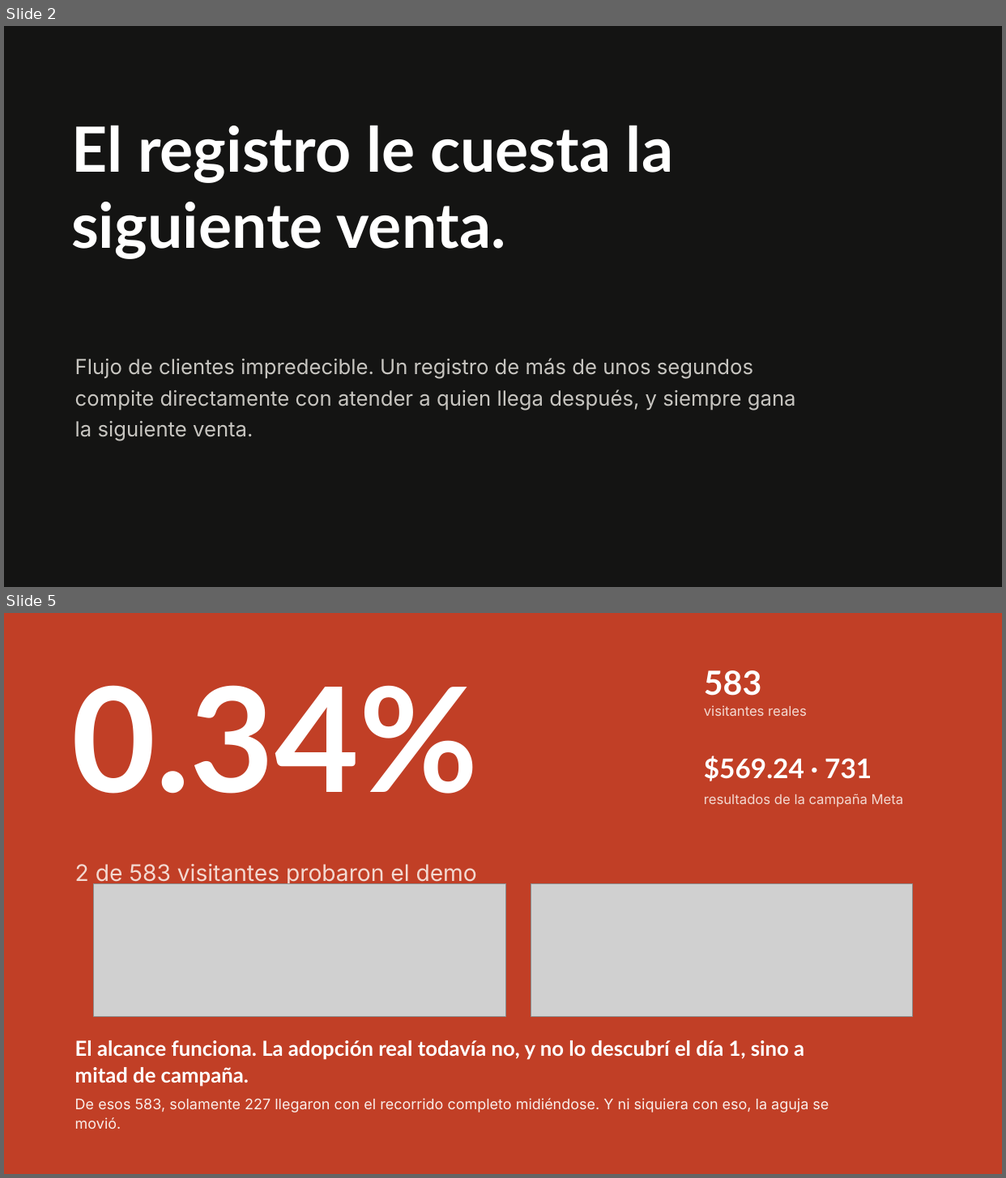
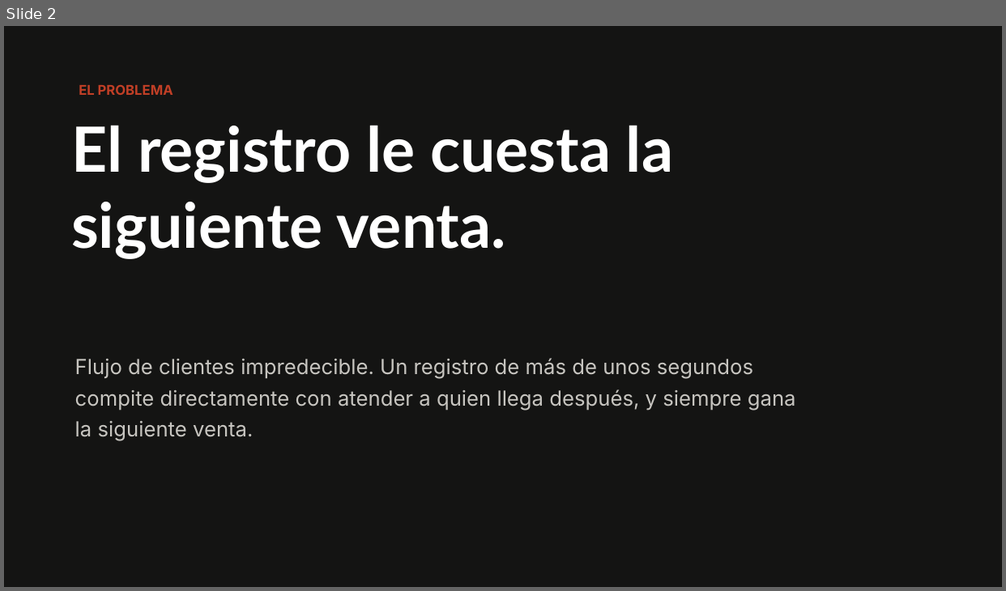
Before and after one commit to claudiafalcon/nahui, a slide deck: evidence/2026-08-22-demo-day/Nahui - Pitch Demo Day v2.pptx. Shown one above the other, each under a label of ours: slides 2 and 5 before the commit, slide 2 after it; the slides between them are not shown. The pictures are 1006x1178 and 1006x591 pixels, drawn with LibreOffice and Linux fonts; fonts in the diff are those of the drawing; grey boxes stand for pictures. Boxes give left, top, right and bottom in pixels: in the first picture for what was removed or moved away, otherwise in the second. Text is boxed around its words. In the diff, an @@ line names an element or a change of style, - is before the commit and + after.

```diff
--- a/evidence/2026-08-22-demo-day/Nahui - Pitch Demo Day v2.pptx
+++ b/evidence/2026-08-22-demo-day/Nahui - Pitch Demo Day v2.pptx
@@ slide 5 removed at <box>4,613,1002,1174</box>, background #FFFFFF @@
@@ rectangle removed at <box>4,613,1002,1174</box> @@
@@ text removed at <box>71,685,478,794</box> @@
-0.34%
@@ text removed at <box>704,671,761,696</box> @@
-583
@@ text removed at <box>704,705,807,716</box> @@
-visitantes reales
@@ text removed at <box>704,756,872,781</box> @@
-$569.24 · 731
@@ text removed at <box>704,794,904,807</box> @@
-resultados de la campaña Meta
@@ text removed at <box>75,864,477,886</box> @@
-2 de 583 visitantes probaron el demo
@@ picture removed at <box>94,884,506,1016</box> @@
@@ picture removed at <box>531,884,913,1016</box> @@
@@ text removed at <box>75,1041,804,1087</box> @@
-El alcance funciona. La adopción real todavía no, y no lo descubrí el día 1, sino a mitad de campaña.
@@ text removed at <box>75,1098,829,1129</box> @@
-De esos 583, solamente 227 llegaron con el recorrido completo midiéndose. Y ni siquiera con eso, la aguja se movió.
@@ slide 2 changed as well @@
@@ text added at <box>79,84,173,95</box>, 13 pt, text #C13F26, bold @@
+EL PROBLEMA
```
Also in this commit, not shown: 1 other slide changed, 4 slides added, 8 other slides removed, 1 other file.
